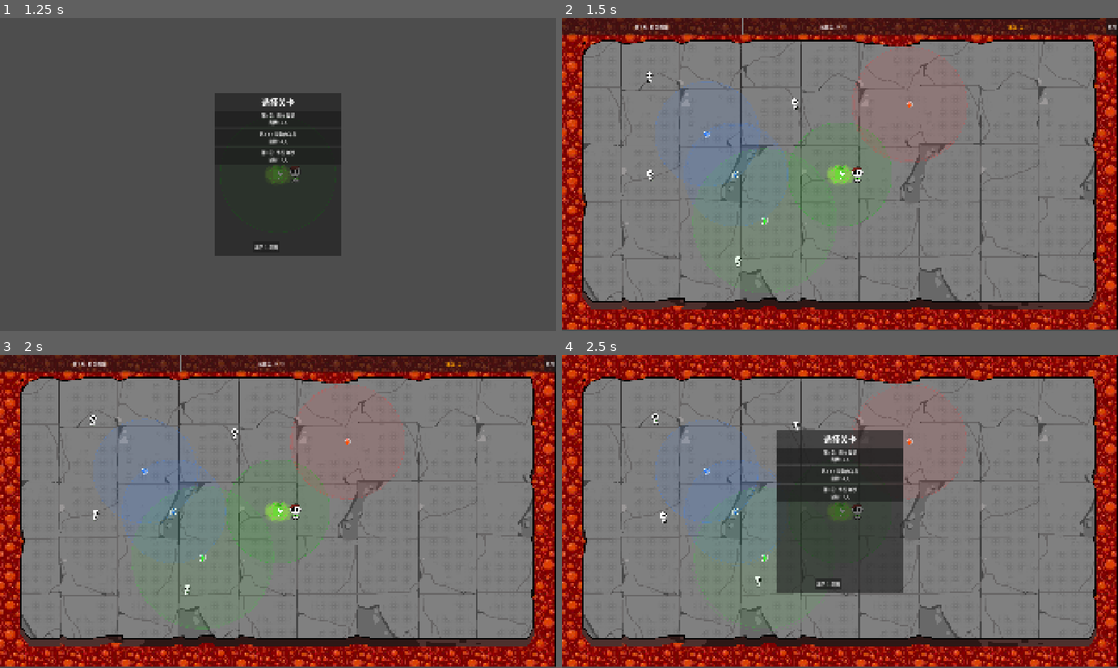
Above: before the commit, frames 1-4 (two rows, left to right).
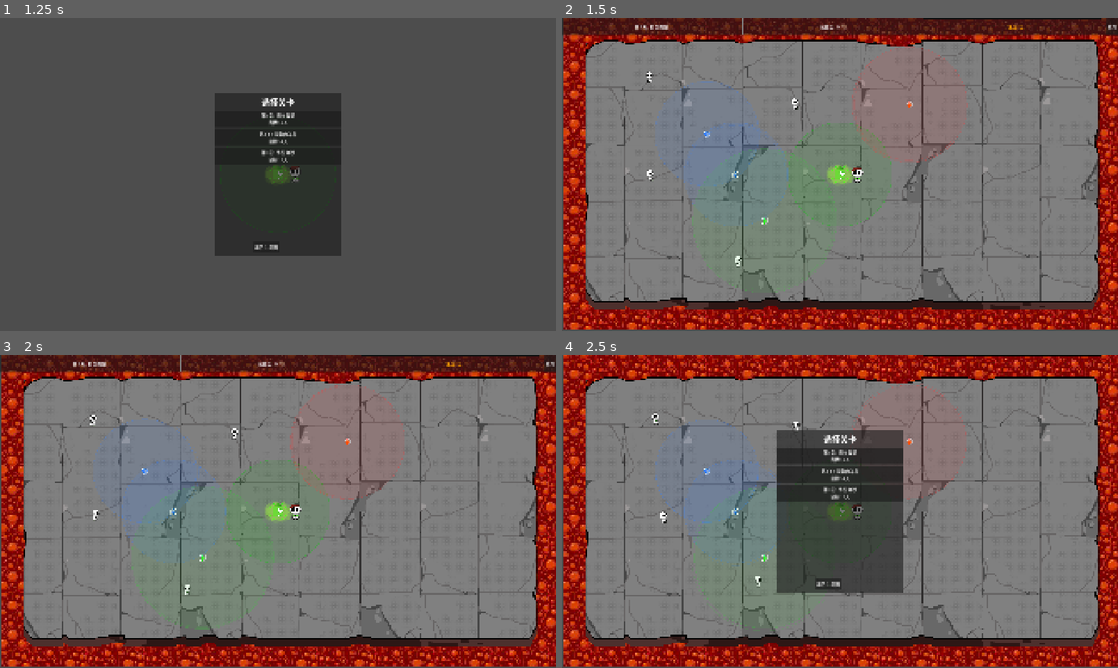
Above: after the commit, the same moments.

Repository: kunk70352-png/Safe-Anchor
Game: Godot game, scene res://src/main/main.tscn
The game is run twice, just before and just after one commit, with the same random seed, the same clock (stepped at 60 frames per second) and the same inputs.
Inputs:
- Up to frame 1 (1.25 s): click "开始游戏" at 0.5 s
- Up to frame 2 (1.5 s): click "第1关: 初次救援 目标: 3人" at 1.25 s
- Up to frame 3 (2 s): no input
- Up to frame 4 (2.5 s): click "放弃" at 2 s

Frame 1 is identical in both runs. In frame 2, 15% of the frame differs, in the area x 0-100%, y 0-100%; in frame 3, 15%; in frame 4, 16%.

Commit message:
矿车铁轨+冰面逻辑+移动安全屋

Diff:
--- a/resources/levels/level_data.gd
+++ b/resources/levels/level_data.gd
@@ -30,6 +30,8 @@
 @export var safe_house_attraction_radius: float = 200.0
 ## 关卡地图场景路径
 @export var tile_map_path: String = ""
+## 冰面关卡（NPC不主动徘徊）
+@export var is_ice_level: bool = false
 ## 预置初始锚点位置
 @export var type1_positions: Array[Vector2] = []
 ## 预置大型锚点位置
--- a/resources/levels/maps/level_1_map.tscn
+++ b/resources/levels/maps/level_1_map.tscn
@@ -18,6 +18,10 @@
 sources/2 = SubResource("TileSetAtlasSource_21ren")
 
 [node name="TileMapLayer" type="TileMapLayer" unique_id=764285675]
-position = Vector2(8, 0)
-tile_map_data = PackedByteArray(0, 0, 59, 0, 33, 0, 2, 0, 0, 0, 0, 0, 0, 0)
+tile_map_data = PackedByteArray(0, 0, 60, 0, 33, 0, 2, 0, 0, 0, 0, 0, 0, 0)
 tile_set = SubResource("TileSet_ts")
+
+[node name="Node2D" type="Node2D" parent="." unique_id=1458562847]
+
+[node name="StaticBody2D" type="StaticBody2D" parent="Node2D" unique_id=851786700]
+collision_layer = 16
--- /dev/null
+++ b/src/objects/minecart.gd
@@ -0,0 +1,28 @@
+## 矿车 — 在铁轨上循环移动，可接住投掷的锚点。
+class_name Minecart
+extends PathFollow2D
+
+@export var speed: float = 100.0
+
+var _caught_anchor: Anchor = null
+
+
+func _ready() -> void:
+	if has_node("CatchZone"):
+		$CatchZone.body_entered.connect(_on_body_entered)
+
+
+func _physics_process(delta: float) -> void:
+	progress += speed * delta
+	if _caught_anchor and is_instance_valid(_caught_anchor):
+		_caught_anchor.global_position = $CatchZone.global_position
+
+
+func _on_body_entered(body: Node2D) -> void:
+	if _caught_anchor != null:
+		return
+	if body is Anchor:
+		_caught_anchor = body
+		_caught_anchor.get_parent().remove_child(_caught_anchor)
+		add_child(_caught_anchor)
+		_caught_anchor.position = Vector2.ZERO
--- /dev/null
+++ b/src/objects/minecart.tscn
@@ -0,0 +1,14 @@
+[gd_scene load_steps=2 format=3]
+
+[ext_resource type="Script" path="res://src/objects/minecart.gd" id="1_script"]
+
+[node name="Minecart" type="PathFollow2D"]
+script = ExtResource("1_script")
+
+[node name="Sprite2D" type="Sprite2D" parent="."]
+
+[node name="CatchZone" type="Area2D" parent="."]
+collision_mask = 0
+
+[node name="CollisionShape2D" type="CollisionShape2D" parent="CatchZone"]
+shape = SubResource("CircleShape2D_32")
--- /dev/null
+++ b/src/objects/rail.tscn
@@ -0,0 +1,7 @@
+[gd_scene load_steps=2 format=3]
+
+[sub_resource type="Curve2D" id="curve"]
+_data = PackedVector2Array(0, 0, 0, 1, 0, 0, 0, 0, 800, 0, 0, 0, 0, 0, 800, 300, 0, 0, 0, 0, 0, 0, 500, 300, 0, 0, 0, 0, 0, 0, 500, 500, 0, 0, 0, 0, 0, 0, 300, 500, 0, 0, 1, 0, 0, 0, 300, 200, 0, 0, 0, 0, 0, 0, 100, 200)
+
+[node name="Rail" type="Path2D"]
+curve = SubResource("curve")
--- a/src/refugee/refugee.gd
+++ b/src/refugee/refugee.gd
@@ -24,6 +24,7 @@
 @export var anchor_wander_max: float = 0.4
 
 var state: State = State.WANDERING
+var on_ice: bool = false
 var _wander_target: Vector2 = Vector2.ZERO
 var _wander_timer: float = 0.0
 var _current_attractor: Node2D = null
@@ -213,6 +214,11 @@
 	var speed := seek_speed if state == State.SEEKING else wander_speed
 	velocity = global_position.direction_to(next_pos) * speed * _speed_mult * _speed_boost
 	move_and_slide()
+	if on_ice:
+		for i in get_slide_collision_count():
+			var c := get_slide_collision(i)
+			if c:
+				velocity = velocity.bounce(c.get_normal())
 
 
 func _update_animation() -> void:
@@ -235,6 +241,8 @@
 
 
 func _pick_new_wander_target() -> void:
+	if on_ice:
+		return  # 冰面上不主动徘徊
 	var angle := randf() * TAU
 	var dist := randf() * wander_range * 0.8
 	navigation_agent.target_position = wander_origin + Vector2.RIGHT.rotated(angle) * dist
--- /dev/null
+++ b/src/safe_house/moving_safe_house.gd
@@ -0,0 +1,30 @@
+## 移动安全屋 — 沿 Path2D 移动，超出地图则失败。
+class_name MovingSafeHouse
+extends SafeHouse
+
+@export var speed: float = 60.0
+@export var path_node: NodePath
+
+var _path_follow: PathFollow2D
+
+
+func _ready() -> void:
+	super._ready()
+	var path := get_node(path_node) as Path2D
+	if path:
+		_path_follow = PathFollow2D.new()
+		path.add_child(_path_follow)
+		_path_follow.loop = false
+
+
+func _physics_process(delta: float) -> void:
+	if _path_follow:
+		_path_follow.progress += speed * delta
+		global_position = _path_follow.global_position
+		# 超出地图边界 → 失败
+		var pos := global_position
+		if pos.x < -50 or pos.x > 1970 or pos.y < -50 or pos.y > 1130:
+			var stats := {"level": 0, "level_name": "安全屋丢失"}
+			if GameManager.current_level_data:
+				stats = {"level": GameManager.current_level_data.level_number, "level_name": GameManager.current_level_data.level_name}
+			GameManager.level_failed.emit(stats)
--- a/src/world/world.gd
+++ b/src/world/world.gd
@@ -144,6 +144,7 @@
 	refugee.seek_speed = level_data.refugee_seek_speed
 	refugee.wander_interval = level_data.refugee_wander_interval
 	refugee.wander_range = level_data.wander_range
+	refugee.on_ice = level_data.is_ice_level
 	refugees_container.add_child(refugee)
 
 
Not shown, added: src/anchor/danger_zone.gd.uid
